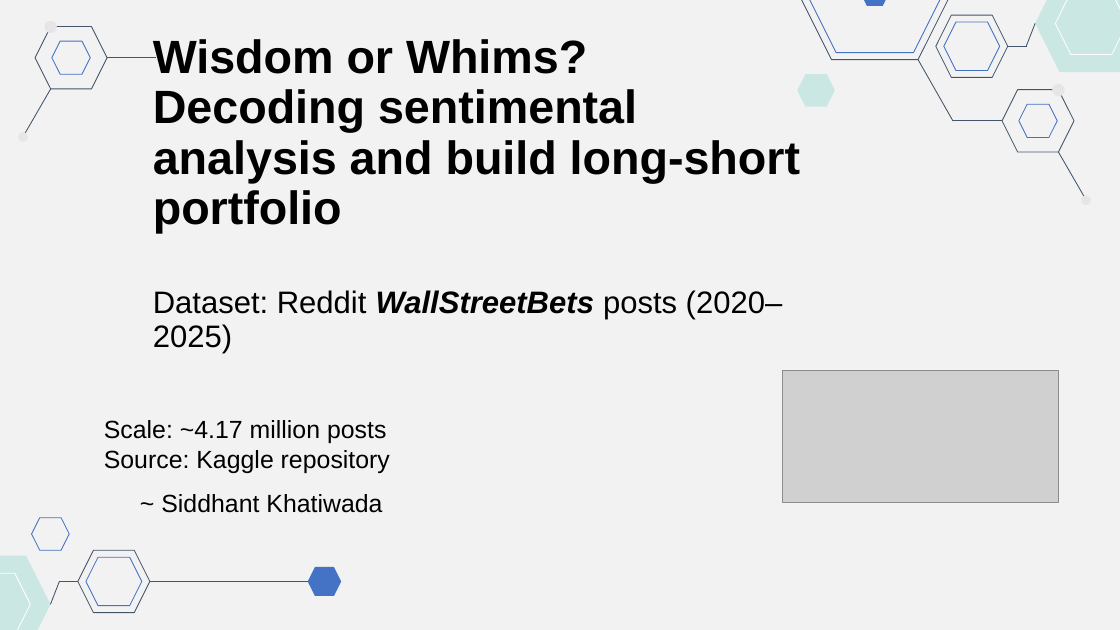
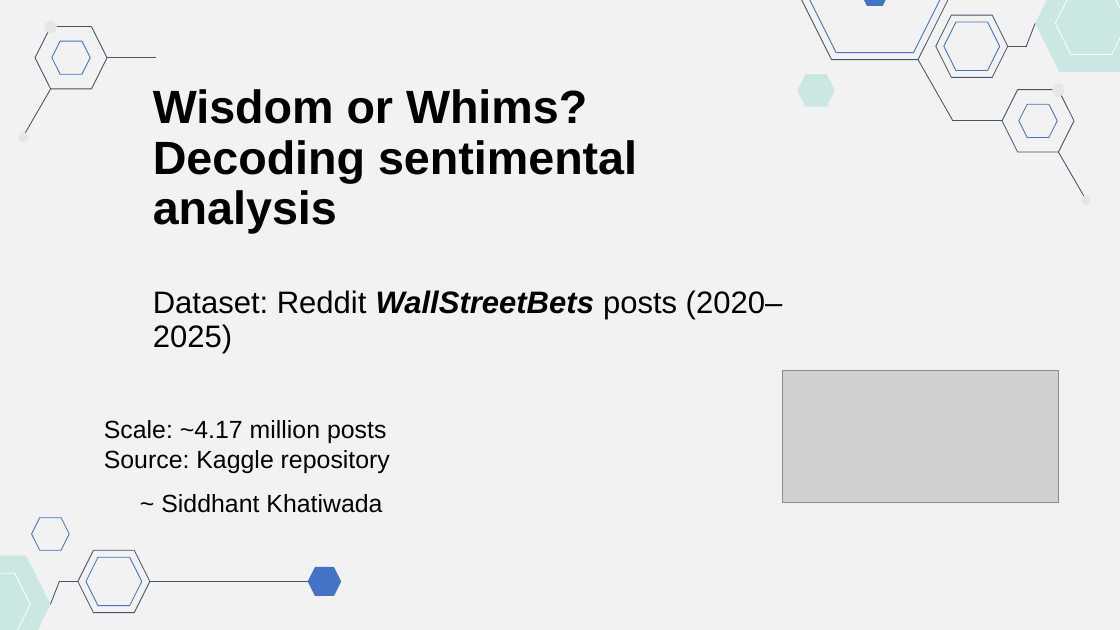
Before and after one commit to sidkhatiwada1-CA/sidkhatiwada1-CA.github.io, a slide deck: slide 1 of assets/wsb-sentiment-analysis.pptx. Drawn at 1120x630 pixels with LibreOffice and Linux fonts; fonts in the diff are those of the drawing; grey boxes stand for pictures. Boxes give left, top, right and bottom in pixels: in the first picture for what was removed or moved away, otherwise in the second. Text is boxed around its words. In the diff, an @@ line names an element or a change of style, - is before the commit and + after.

```diff
--- a/assets/wsb-sentiment-analysis.pptx
+++ b/assets/wsb-sentiment-analysis.pptx
@@ title at [153,89,637,233]: text changed @@
-Wisdom or Whims? Decoding sentimental analysis and build long-short portfolio
+Wisdom or Whims? Decoding sentimental analysis
```
Also in this commit, not shown: 1 other file.
